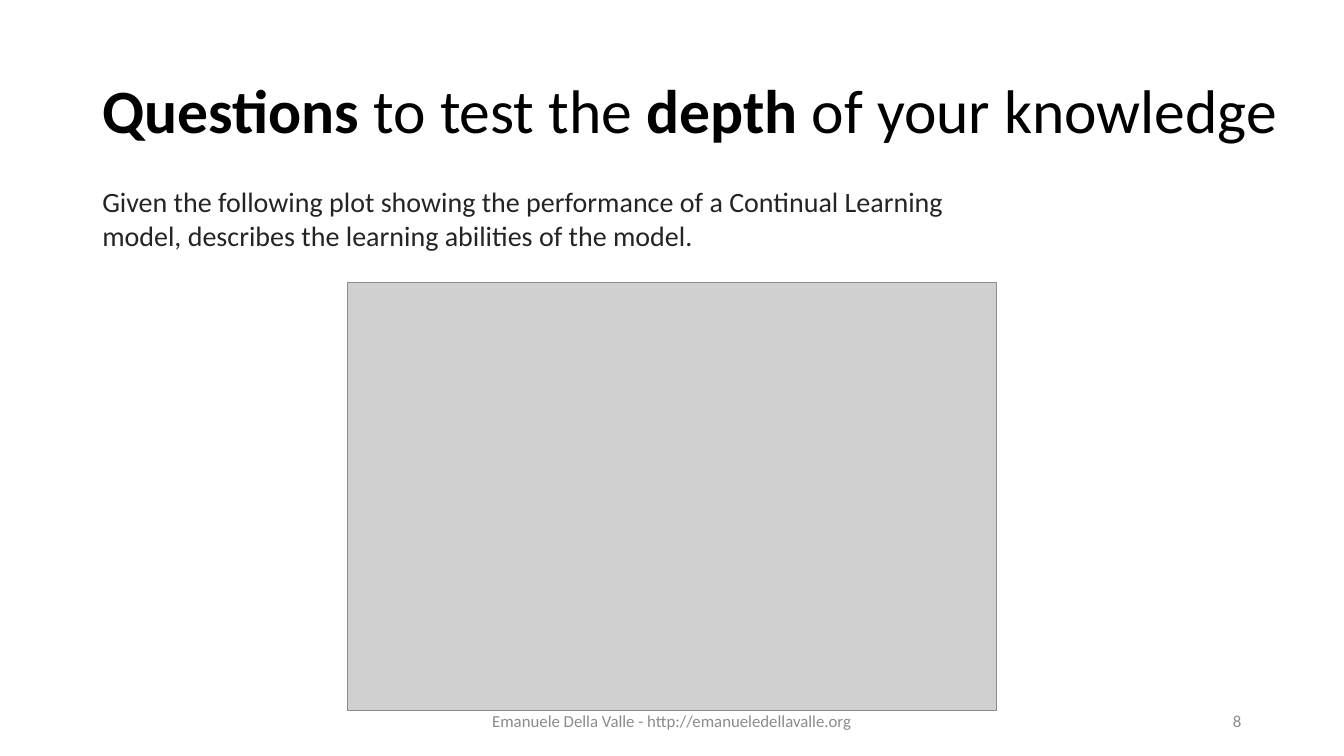
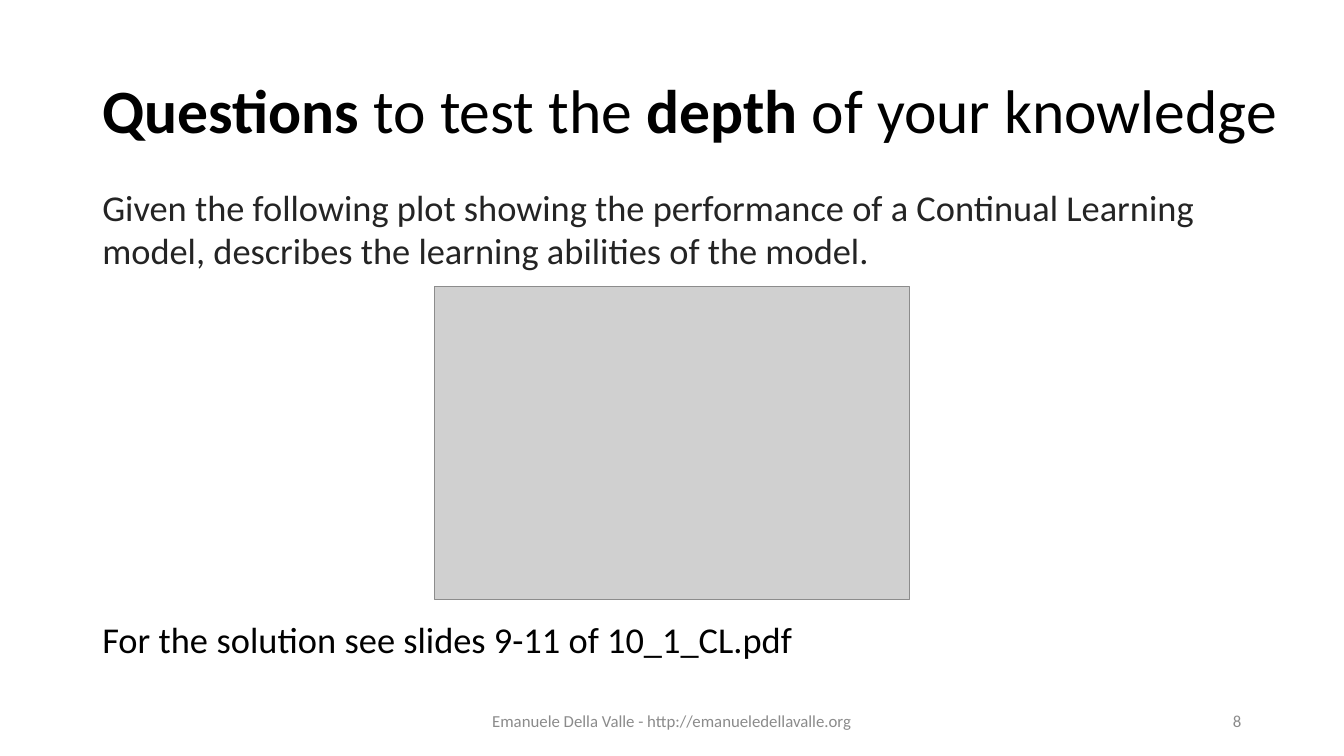
Before and after one commit to eugeniovaretti/streaming-data-analytics, a slide deck: slide 8 of lectures/11_SDS_exam-preview/11_Streaming-Data-Science_exam-preview.pptx. Drawn at 1344x756 pixels with LibreOffice and Linux fonts; fonts in the diff are those of the drawing; grey boxes stand for pictures. Boxes give left, top, right and bottom in pixels: in the first picture for what was removed or moved away, otherwise in the second. Text is boxed around its words. In the diff, an @@ line names an element or a change of style, - is before the commit and + after.

```diff
--- a/lectures/11_SDS_exam-preview/11_Streaming-Data-Science_exam-preview.pptx
+++ b/lectures/11_SDS_exam-preview/11_Streaming-Data-Science_exam-preview.pptx
@@ text "Given the following plot showing ..." at [102,195,1193,271]: size 20 to 26 pt @@
@@ picture: place and size @@
-picture at [348,282,997,711]
+picture at [435,286,909,600]
@@ text added at [102,627,792,659], 26 pt, text #000000 @@
+For the solution see slides 9-11 of 10_1_CL.pdf
```
Also in this commit, not shown: 6 other slides changed.
